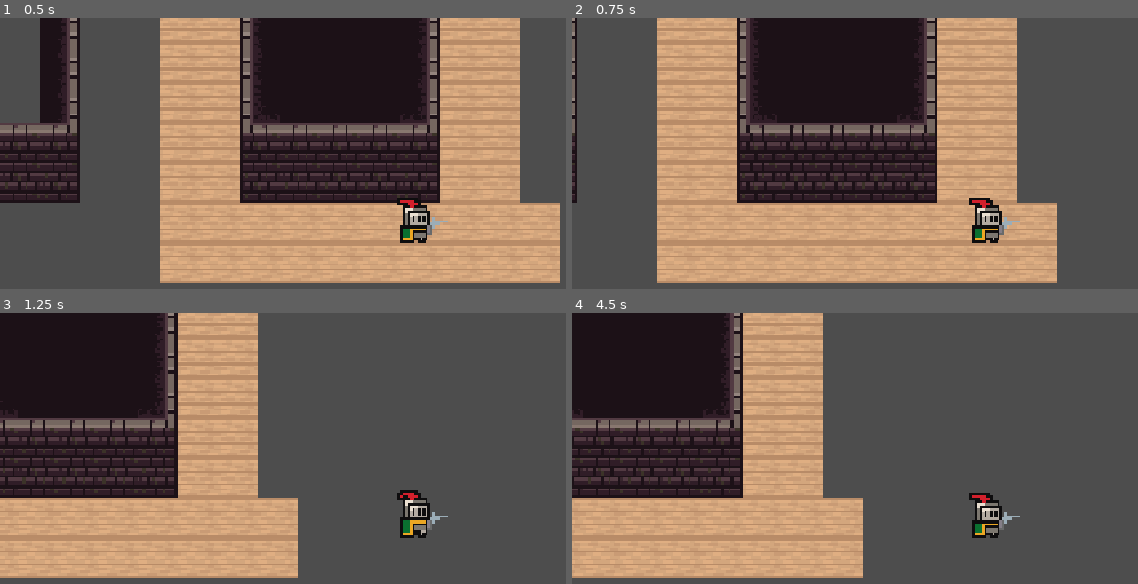
Above: before the commit, frames 1-4 (two rows, left to right).
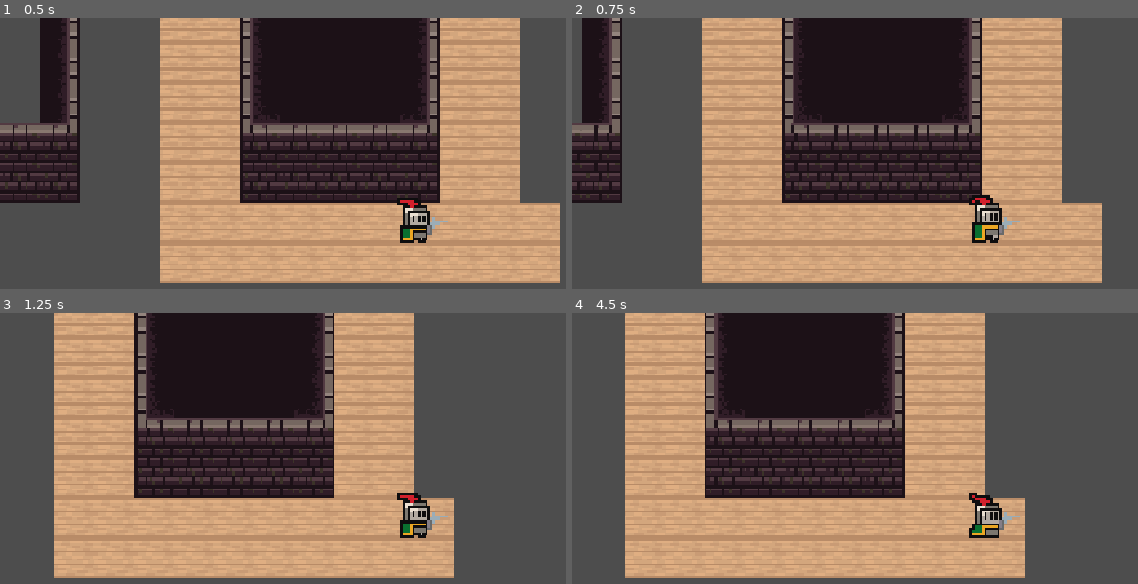
Above: after the commit, the same moments.

Repository: jpsalim21/GMTK_2026_2
Game: Godot game, scene res://BaseGame/scenes/scene1.tscn
Two runs of this game, one before a commit and one after it. Both use one fixed random seed, a clock stepped at 60 frames per second and the inputs below. This scene is started directly instead of the project's main scene.
Inputs (mouse positions are in pixels of both pictures, inside the frame that each line leads up to):
- Up to frame 1 (0.5 s): no input
- Up to frame 2 (0.75 s): tap Enter at 0.5 s; move the mouse to (outside the picture) at 0.52 s; hold Right (ui_right) from 0.53 s (still down); hold Right mouse button (MouseRight, bound only after the commit) from 0.53 s (still down); click (outside the picture) at 0.67 s
- Up to frame 3 (1.25 s): keep holding Right (ui_right); keep holding Right mouse button (MouseRight, bound only after the commit)
- Up to frame 4 (4.5 s): release Right (ui_right) at 1.25 s; release Right mouse button (MouseRight, bound only after the commit) at 1.25 s; drag from (809, 559) to (outside the picture) at 1.27 s; move the mouse to (1053, 437) at 2.02 s; hold Right (ui_right) 2.03-2.75 s; hold Right mouse button (MouseRight, bound only after the commit) 2.03-2.75 s; click (1053, 437) at 2.17 s; drag from (outside the picture) to (730, 470) at 2.77 s; move the mouse to (outside the picture) at 3.52 s; hold Left (ui_left) 3.53-4.25 s; hold Right mouse button (MouseRight, bound only after the commit) 3.53-4.25 s; click (outside the picture) at 3.67 s; tap Escape (ui_cancel) at 4.15 s; drag from (730, 470) to (849, 426) at 4.27 s

Frame 1 is identical in both runs. In frame 2, 34% of the frame differs, in the area x 0-94%, y 0-98%; in frame 3, 55%; in frame 4, 56%, in the area x 0-81%, y 0-98%.

Commit message:
Start SlowMotion mechanic

Diff:
--- a/BaseGame/scenes/scene1.tscn
+++ b/BaseGame/scenes/scene1.tscn
@@ -63,3 +63,5 @@
 [node name="Area2D" parent="." unique_id=962626050 instance=ExtResource("3_bjq8p")]
 position = Vector2(-101, 6)
 speed = 2.0
+
+[node name="Node" type="Node" parent="." unique_id=725148300]
--- a/BaseGame/scripts/player.gd
+++ b/BaseGame/scripts/player.gd
@@ -32,3 +32,9 @@
 	velocity = direction * SPEED
 
 	move_and_slide()
+
+func _input(event: InputEvent) -> void:
+	if event.is_action_pressed("MouseRight"):
+		Engine.time_scale = 0.4
+	elif event.is_action_released("MouseRight"):
+		Engine.time_scale = 1.0
--- a/BaseProject/Menus/MenuPause.tscn
+++ b/BaseProject/Menus/MenuPause.tscn
@@ -9,6 +9,7 @@
 anchor_bottom = 1.0
 grow_horizontal = 2
 grow_vertical = 2
+mouse_filter = 1
 script = ExtResource("1_k7g53")
 
 [node name="Panel" type="Panel" parent="." unique_id=181026404]
@@ -18,6 +19,7 @@
 anchor_bottom = 1.0
 grow_horizontal = 2
 grow_vertical = 2
+mouse_filter = 1
 
 [node name="VBoxContainer" type="VBoxContainer" parent="." unique_id=1841321309]
 layout_mode = 1
@@ -31,16 +33,19 @@
 
 [node name="Titulo" type="Label" parent="VBoxContainer" unique_id=729721324]
 layout_mode = 2
+mouse_filter = 1
 theme_override_font_sizes/font_size = 50
 text = "Pause"
 horizontal_alignment = 1
 
 [node name="ResolucaoLabel" type="Label" parent="VBoxContainer" unique_id=1906637663]
 layout_mode = 2
+mouse_filter = 1
 text = "Resolution"
 
 [node name="Resolucao" type="OptionButton" parent="VBoxContainer" unique_id=1984501050]
 layout_mode = 2
+mouse_filter = 1
 selected = 0
 item_count = 4
 popup/item_0/text = "1920x1080"
@@ -54,43 +59,52 @@
 
 [node name="VolumeLabel" type="Label" parent="VBoxContainer" unique_id=1925913160]
 layout_mode = 2
+mouse_filter = 1
 text = "
 Audio:"
 horizontal_alignment = 1
 
 [node name="GeralLabel" type="Label" parent="VBoxContainer" unique_id=814228885]
 layout_mode = 2
+mouse_filter = 1
 text = "Geral:"
 
 [node name="GeralSlider" type="HSlider" parent="VBoxContainer" unique_id=2054120408]
 layout_mode = 2
+mouse_filter = 1
 min_value = -80.0
 max_value = 0.0
 
 [node name="MusicaLabel" type="Label" parent="VBoxContainer" unique_id=317754595]
 layout_mode = 2
+mouse_filter = 1
 text = "Music:"
 
 [node name="MusicaSlider" type="HSlider" parent="VBoxContainer" unique_id=758292003]
 layout_mode = 2
+mouse_filter = 1
 min_value = -80.0
 max_value = 0.0
 
 [node name="SFXLabel" type="Label" parent="VBoxContainer" unique_id=2141996721]
 layout_mode = 2
+mouse_filter = 1
 text = "SFX:"
 
 [node name="SFXSlider" type="HSlider" parent="VBoxContainer" unique_id=1336487886]
 layout_mode = 2
+mouse_filter = 1
 min_value = -80.0
 max_value = 0.0
 
 [node name="Voltar" type="Button" parent="VBoxContainer" unique_id=9265911]
 layout_mode = 2
+mouse_filter = 1
 text = "Return"
 
 [node name="Sair" type="Button" parent="VBoxContainer" unique_id=999752063]
 layout_mode = 2
+mouse_filter = 1
 text = "Quit"
 
 [connection signal="visibility_changed" from="." to="." method="_on_visibility_changed"]
--- a/BaseProject/TransicaoDeCenas/TransicaoCena.tscn
+++ b/BaseProject/TransicaoDeCenas/TransicaoCena.tscn
@@ -247,50 +247,48 @@
 &"RESET": SubResource("Animation_sc7fa")
 }
 
-[node name="Transicao" type="CanvasLayer"]
+[node name="Transicao" type="CanvasLayer" unique_id=130762115]
 script = ExtResource("2_64njm")
 
-[node name="DiamondTransition" type="ColorRect" parent="."]
+[node name="DiamondTransition" type="ColorRect" parent="." unique_id=1193050776]
 material = SubResource("ShaderMaterial_qh08p")
 anchors_preset = 15
 anchor_right = 1.0
 anchor_bottom = 1.0
 grow_horizontal = 2
 grow_vertical = 2
-mouse_filter = 2
-color = Color(0, 0, 0, 1)
-
-[node name="CircleTransition" type="ColorRect" parent="."]
+mouse_filter = 1
+color = Color(0, 0, 0, 1)
+
+[node name="CircleTransition" type="ColorRect" parent="." unique_id=1147795268]
 material = SubResource("ShaderMaterial_krimu")
 anchors_preset = 15
 anchor_right = 1.0
 anchor_bottom = 1.0
 grow_horizontal = 2
 grow_vertical = 2
-mouse_filter = 2
-color = Color(0, 0, 0, 1)
-
-[node name="Fade" type="ColorRect" parent="."]
+mouse_filter = 1
+color = Color(0, 0, 0, 1)
+
+[node name="Fade" type="ColorRect" parent="." unique_id=537724561]
 self_modulate = Color(1, 1, 1, 0)
 anchors_preset = 15
 anchor_right = 1.0
 anchor_bottom = 1.0
 grow_horizontal = 2
 grow_vertical = 2
-mouse_filter = 2
-color = Color(0, 0, 0, 1)
-
-[node name="PainelComum" type="ColorRect" parent="."]
+mouse_filter = 1
+color = Color(0, 0, 0, 1)
+
+[node name="PainelComum" type="ColorRect" parent="." unique_id=1919503457]
 visible = false
 anchors_preset = 15
 anchor_right = 1.0
 anchor_bottom = 1.0
 grow_horizontal = 2
 grow_vertical = 2
-mouse_filter = 2
-color = Color(0, 0, 0, 1)
-
-[node name="AnimationPlayer" type="AnimationPlayer" parent="."]
-libraries = {
-&"": SubResource("AnimationLibrary_hvb6t")
-}
+mouse_filter = 1
+color = Color(0, 0, 0, 1)
+
+[node name="AnimationPlayer" type="AnimationPlayer" parent="." unique_id=1705414656]
+libraries/ = SubResource("AnimationLibrary_hvb6t")
--- a/project.godot
+++ b/project.godot
@@ -80,6 +80,12 @@
 , Object(InputEventKey,"resource_local_to_scene":false,"resource_name":"","device":-1,"window_id":0,"alt_pressed":false …(183 unchanged characters)…
 ]
 }
+MouseRight={
+"deadzone": 0.2,
+"events": [Object(InputEventMouseButton,"resource_local_to_scene":false,"resource_name":"","device":-1,"window_id":0,"alt_pressed":false,"shift_pressed":false,"ctrl_pressed":false,"meta_pressed":false,"button_mask":2,"position":Vector2(346, 17),"global_position":Vector2(355, 65),"factor":1.0,"button_index":2,"canceled":false,"pressed":true,"double_click":false,"script":null)
+, Object(InputEventKey,"resource_local_to_scene":false,"resource_name":"","device":-1,"window_id":0,"alt_pressed":false,"shift_pressed":false,"ctrl_pressed":false,"meta_pressed":false,"pressed":false,"keycode":0,"physical_keycode":4194325,"key_label":0,"unicode":0,"location":0,"echo":false,"script":null)
+]
+}
 
 [rendering]
 
